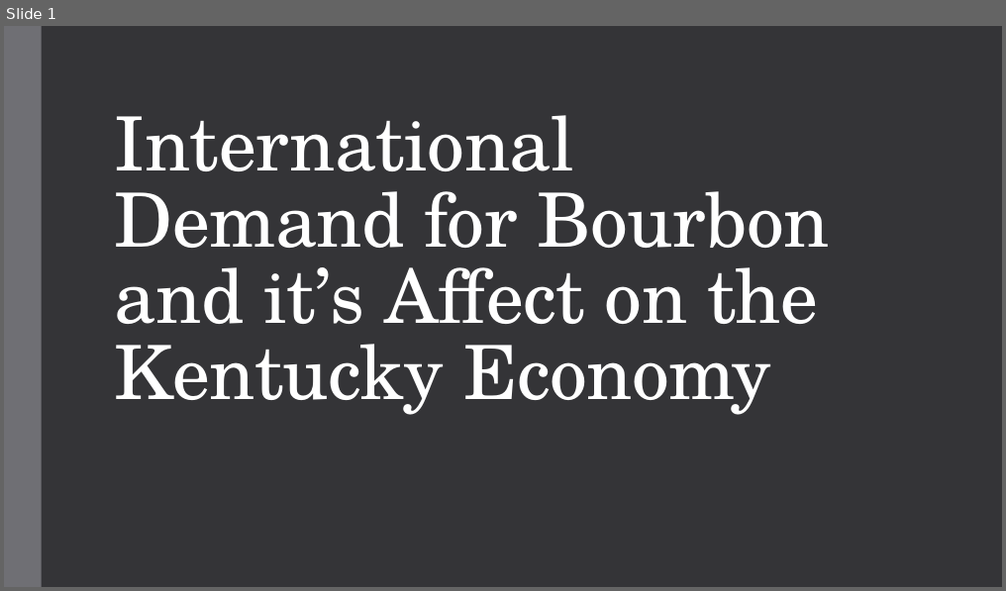
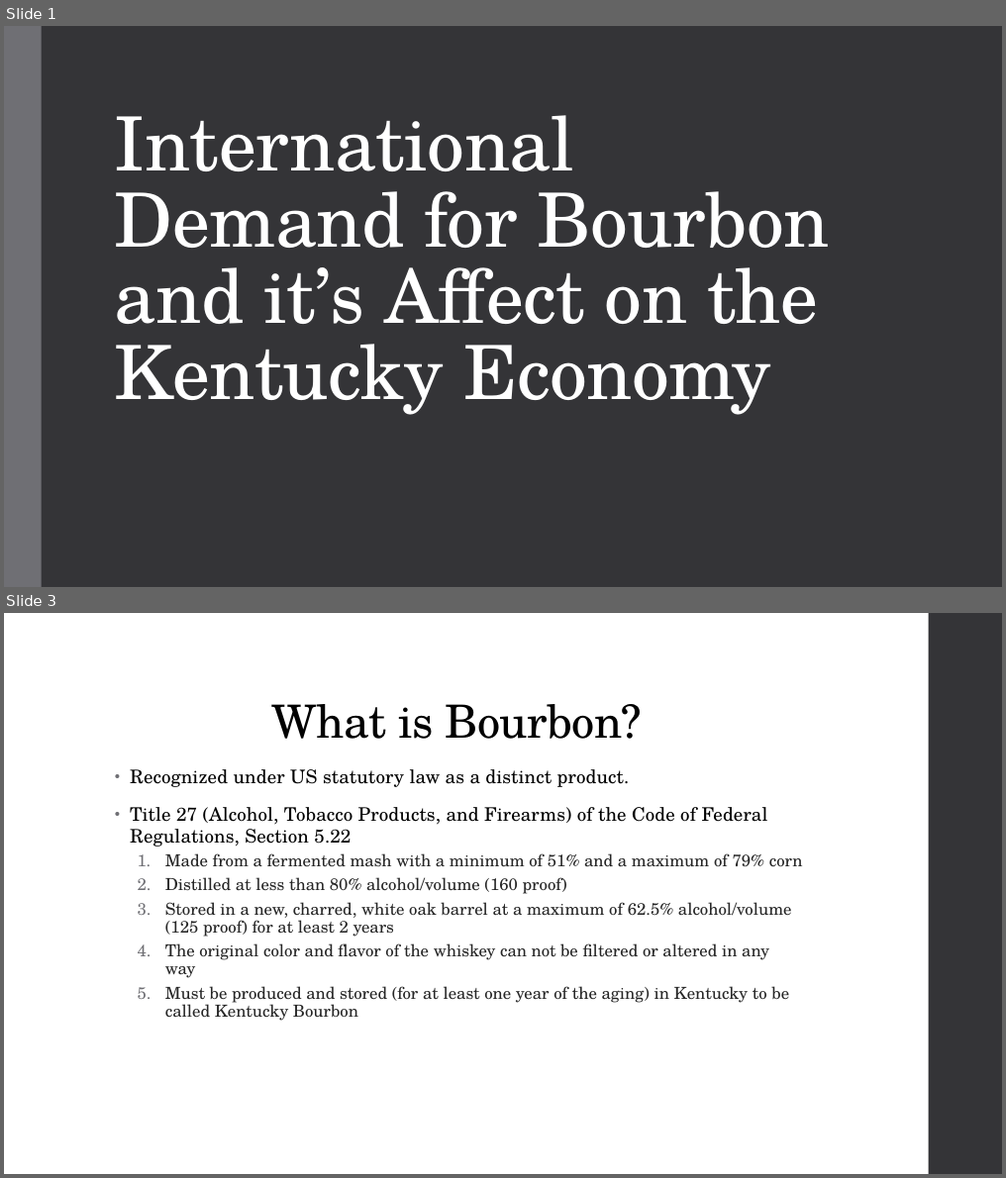
Before and after one commit to jblackett/ECON431ResearchPaper, a slide deck: Bourbon_Presentation.pptx. Shown one above the other, each under a label of ours: slide 1 before the commit, slides 1 and 3 after it; the slides between them are not shown. The pictures are 1006x591 and 1006x1178 pixels, drawn with LibreOffice and Linux fonts; fonts in the diff are those of the drawing. Boxes give left, top, right and bottom in pixels: in the first picture for what was removed or moved away, otherwise in the second. Text is boxed around its words. In the diff, an @@ line names an element or a change of style, - is before the commit and + after.

```diff
--- a/Bourbon_Presentation.pptx
+++ b/Bourbon_Presentation.pptx
@@ slide 3 added at (4,613,1002,1174), background #FFFFFF @@
@@ rectangle added at (929,613,1002,1174), fill #353537 @@
@@ title added at (272,704,642,739), 44 pt, text #000000 @@
+What is Bourbon?
@@ text added at (130,769,803,1021), 16 pt, text #262626 @@
+• Recognized under US statutory law as a distinct product.
+• Title 27 (Alcohol, Tobacco Products, and Firearms) of the Code of Federal Regulations, Section 5.22
+  1. Made from a fermented mash with a minimum of 51% and a maximum of 79% corn
+  2. Distilled at less than 80% alcohol/volume (160 proof)
+  3. Stored in a new, charred, white oak barrel at a maximum of 62.5% alcohol/volume (125 proof) for at least 2 years
+  4. The original color and flavor of the whiskey can not be filtered or altered in any way
+  5. Must be produced and stored (for at least one year of the aging) in Kentucky to be called Kentucky Bourbon
```
Also in this commit, not shown: 11 other slides added, 2 slides removed.
